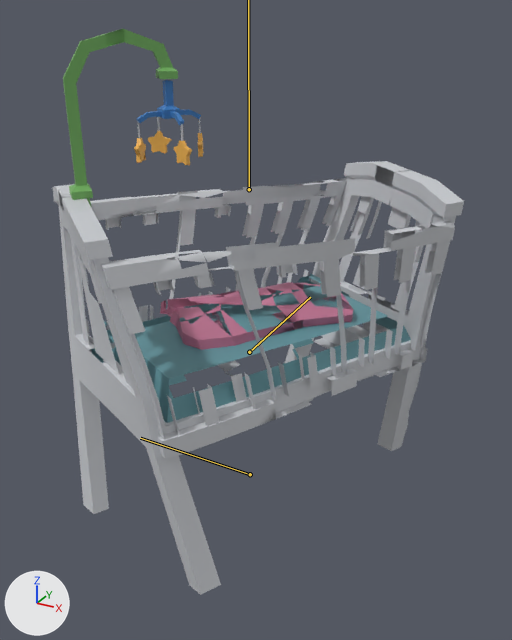
What one commit did to the FBX model RhythmGamePrototype3/Assets/Animation/Baby_beat1/BabyCot_activated_beat1.fbx.
Before and after are seen from a 50 mm lens placed at (1.14, -2.03, 1.68), pointed at (0.05, -0.05, 0.69). The lights are fixed; the arrows at lower left show +X, +Y and +Z. Both versions are drawn at frame 21 of the action 'Take 001'; the numbers are the values there. The bones that bend it are drawn over the model as lines.

In view in the first picture: 'SM_Prop_BabyCot_01', 'SM_Prop_BabyCot_Door_01', 'SM_Prop_BabyCot_Mobile_01', 'SM_Prop_BabyCot_Mobile_02'.
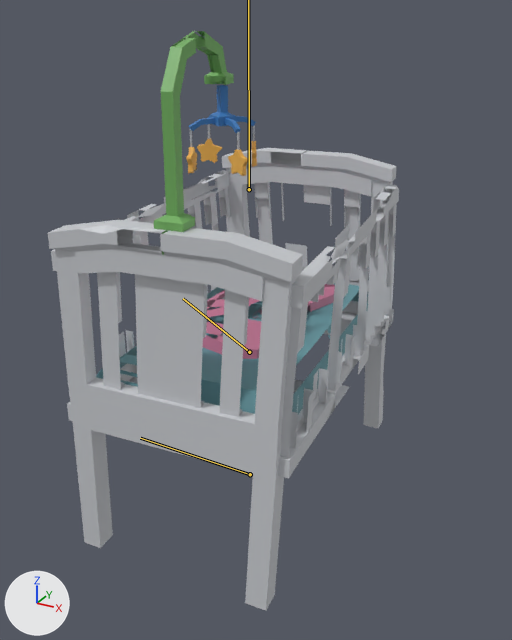
Pixel boxes [x1, y1, x2, y2] of what changed, in the pictures (512 x 640 px):
'SM_Prop_BabyCot_01', posed (15% narrower, 7% taller)
    before: [53, 161, 464, 595]
    after: [48, 148, 396, 611]
'SM_Prop_BabyCot_Door_01', posed (66% narrower, 23% taller)
    before: [101, 221, 455, 459]
    after: [278, 185, 399, 478]
'SM_Prop_BabyCot_Mobile_01', posed
    before: [63, 29, 178, 206]
    after: [154, 31, 234, 255]
'SM_Prop_BabyCot_Mobile_02', posed (7% taller)
    before: [134, 80, 204, 165]
    after: [186, 85, 257, 176]
bone 'joint2', root to tip
    before: (249, 352) to (310, 297)
    after: (249, 352) to (183, 298)

Patch to the scene script:
```diff
--- a/RhythmGamePrototype3/Assets/Animation/Baby_beat1/BabyCot_activated_beat1.fbx.py
+++ b/RhythmGamePrototype3/Assets/Animation/Baby_beat1/BabyCot_activated_beat1.fbx.py
@@ bone_joint2 @@
 bone_joint2 = bpy.data.objects['Armature'].pose.bones['joint2']  # child of 'joint1'
-bone_joint2.rotation_quaternion = (0.919, -0.394, 0.0, 0.0)  # degrees (-46, 0, 0)
+bone_joint2.rotation_quaternion = (0.978, 0.072, 0.0, 0.0)  # degrees (8, 0, 0)
```
